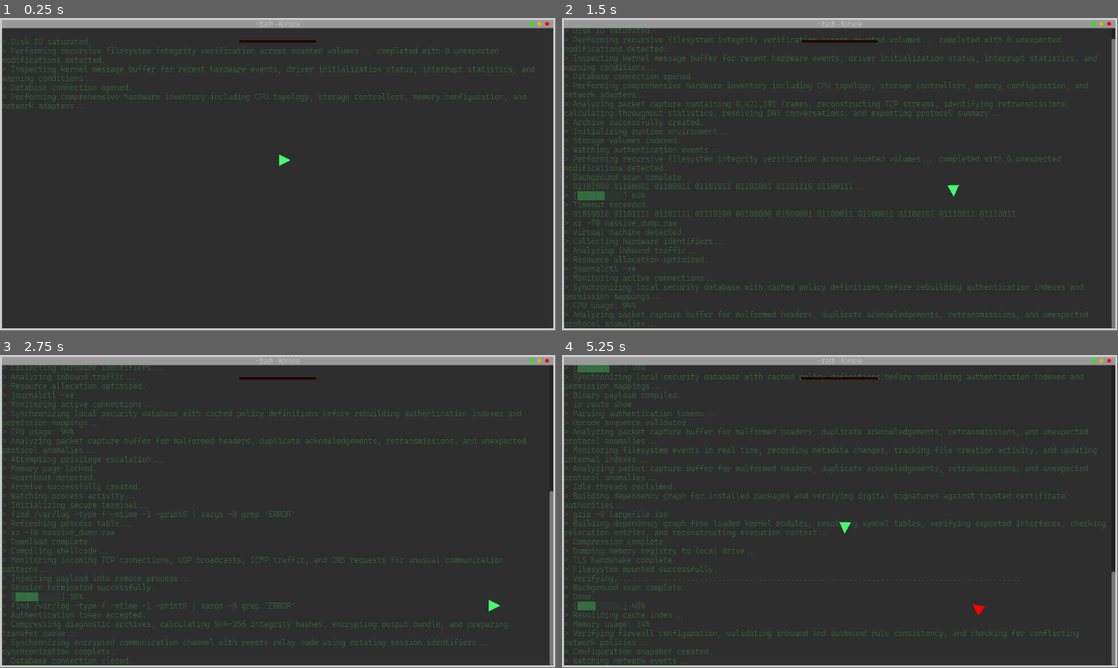
Above: before the commit, frames 1-4 (two rows, left to right).
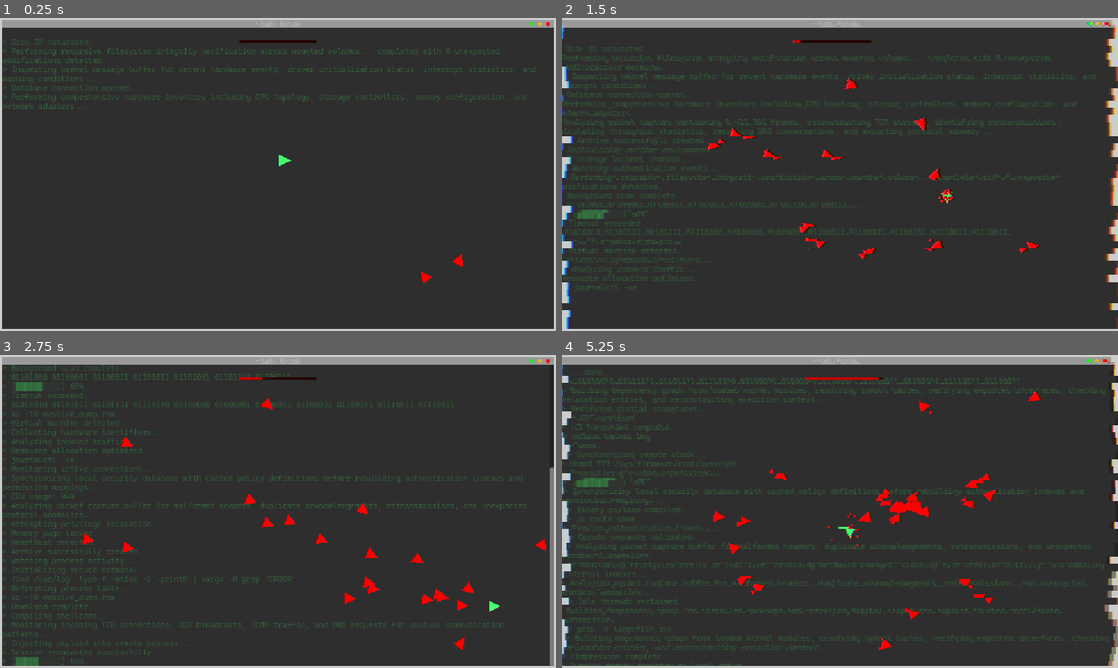
Above: after the commit, the same moments.

Repository: ArnavB67/PolyHack
Game: Godot game, scene res://Scenes/Level.tscn
The game is run twice, just before and just after one commit, with the same random seed, the same clock (stepped at 60 frames per second) and the same inputs.
Inputs (mouse positions are in pixels of both pictures, inside the frame that each line leads up to):
- Up to frame 1 (0.25 s): no input
- Up to frame 2 (1.5 s): tap Enter at 0.5 s; move the mouse to (840, 177) at 0.52 s; hold D (Right) 0.53-1.28 s; tap Alt at 0.6 s; click (840, 177) at 0.67 s; move the mouse to (728, 190) at 1.27 s; hold S (Down) from 1.28 s (still down); tap Shift at 1.35 s; click (728, 190) at 1.42 s
- Up to frame 3 (2.75 s): move the mouse to (333, 442) at 2.02 s; release S (Down) at 2.03 s; hold D (Right) from 2.03 s (still down); tap Alt at 2.1 s; click (333, 442) at 2.17 s
- Up to frame 4 (5.25 s): move the mouse to (812, 574) at 2.77 s; release D (Right) at 2.78 s; hold W (Up) 2.78-3.53 s; tap Shift at 2.85, 4.35 s; click (812, 574) at 2.92 s; move the mouse to (1006, 558) at 3.52 s; hold A (Left) 3.53-5.03 s; tap Alt at 3.6, 5.1 s; click (1006, 558) at 3.67 s; move the mouse to (673, 464) at 4.27 s; click (673, 464) at 4.42 s; move the mouse to (867, 511) at 5.02 s; hold S (Down) from 5.03 s (still down); click (867, 511) at 5.17 s
In our replay, the window is 799x449 before the commit and 800x450 after it. These sizes can differ from the game's own. Grey fills any space a smaller window leaves; there, only what the larger window draws over its background counts as a difference.

The runs differ from the first frame. In frame 1, 1.9% of the frame differs, in the area x 0-100%, y 0-100%; in frame 2, 10%; in frame 3, 7.8%; in frame 4, 12%.

Commit message:
Created GameOver Display
created a gameover display and restart function, made glitch effect in background and the popup menu opens up animated

Diff:
--- a/Scenes/Level.tscn
+++ b/Scenes/Level.tscn
@@ -5,6 +5,7 @@
 [ext_resource type="Script" uid="uid://ujvpeftihu2k" path="res://Scenes/level.gd" id="1_fuudy"]
 [ext_resource type="FontFile" uid="uid://l0y6rw06k73f" path="res://Assets/NotoSans_Condensed-Thin.ttf" id="1_vsvp5"]
 [ext_resource type="FontFile" uid="uid://cl55wjokfjvjq" path="res://Assets/CascadiaCode-Light.ttf" id="2_xylue"]
+[ext_resource type="FontFile" uid="uid://drij4fx1kburw" path="res://Assets/VT323-Regular.ttf" id="4_5rrr5"]
 [ext_resource type="Shader" uid="uid://c122y7lmagyfn" path="res://Scripts/Glitch.gdshader" id="5_ienac"]
 [ext_resource type="Script" uid="uid://cjvttwkr1luxo" path="res://Scripts/camera_2d.gd" id="6_tj5wv"]
 
@@ -64,6 +65,110 @@
 shader_parameter/BlockSize = 45.0
 shader_parameter/RgbSplit = 0.015
 
+[sub_resource type="StyleBoxFlat" id="StyleBoxFlat_or7tv"]
+bg_color = Color(0.8217887, 0.82178867, 0.82178867, 1)
+border_width_left = 2
+border_width_top = 2
+border_width_right = 2
+border_width_bottom = 2
+border_color = Color(0, 0, 0, 1)
+
+[sub_resource type="StyleBoxFlat" id="StyleBoxFlat_5rrr5"]
+bg_color = Color(0.79907435, 0.7990745, 0.7990744, 1)
+border_width_left = 2
+border_width_top = 2
+border_width_right = 2
+border_width_bottom = 2
+border_color = Color(0, 0, 0, 1)
+corner_radius_top_left = 1
+corner_radius_top_right = 1
+corner_radius_bottom_right = 1
+corner_radius_bottom_left = 1
+
+[sub_resource type="StyleBoxFlat" id="StyleBoxFlat_133si"]
+bg_color = Color(0.79907435, 0.7990745, 0.7990744, 1)
+border_width_left = 2
+border_width_top = 2
+border_width_right = 2
+border_width_bottom = 2
+border_color = Color(0, 0, 0, 1)
+corner_radius_top_left = 1
+corner_radius_top_right = 1
+corner_radius_bottom_right = 1
+corner_radius_bottom_left = 1
+
+[sub_resource type="StyleBoxFlat" id="StyleBoxFlat_esopp"]
+bg_color = Color(0.79907435, 0.7990745, 0.7990744, 1)
+border_width_left = 2
+border_width_top = 2
+border_width_right = 2
+border_width_bottom = 2
+border_color = Color(0, 0, 0, 1)
+corner_radius_top_left = 1
+corner_radius_top_right = 1
+corner_radius_bottom_right = 1
+corner_radius_bottom_left = 1
+
+[sub_resource type="StyleBoxFlat" id="StyleBoxFlat_b10nm"]
+bg_color = Color(0.79907435, 0.7990745, 0.7990744, 1)
+border_width_left = 2
+border_width_top = 2
+border_width_right = 2
+border_width_bottom = 2
+border_color = Color(0, 0, 0, 1)
+corner_radius_top_left = 1
+corner_radius_top_right = 1
+corner_radius_bottom_right = 1
+corner_radius_bottom_left = 1
+
+[sub_resource type="StyleBoxFlat" id="StyleBoxFlat_fhlu0"]
+bg_color = Color(0.91954255, 0.9195426, 0.91954255, 1)
+border_width_left = 2
+border_width_top = 2
+border_width_right = 2
+border_width_bottom = 2
+border_color = Color(0, 0, 0, 1)
+corner_radius_top_left = 1
+corner_radius_top_right = 1
+corner_radius_bottom_right = 1
+corner_radius_bottom_left = 1
+
+[sub_resource type="StyleBoxFlat" id="StyleBoxFlat_bktio"]
+bg_color = Color(0.91764706, 0.91764706, 0.91764706, 1)
+border_width_left = 2
+border_width_top = 2
+border_width_right = 2
+border_width_bottom = 2
+border_color = Color(0, 0, 0, 1)
+corner_radius_top_left = 1
+corner_radius_top_right = 1
+corner_radius_bottom_right = 1
+corner_radius_bottom_left = 1
+
+[sub_resource type="StyleBoxFlat" id="StyleBoxFlat_nrlyp"]
+bg_color = Color(0.79907435, 0.7990745, 0.7990744, 1)
+border_width_left = 2
+border_width_top = 2
+border_width_right = 2
+border_width_bottom = 2
+border_color = Color(0, 0, 0, 1)
+corner_radius_top_left = 1
+corner_radius_top_right = 1
+corner_radius_bottom_right = 1
+corner_radius_bottom_left = 1
+
+[sub_resource type="StyleBoxFlat" id="StyleBoxFlat_44tr1"]
+bg_color = Color(0.79907435, 0.7990745, 0.7990744, 1)
+border_width_left = 2
+border_width_top = 2
+border_width_right = 2
+border_width_bottom = 2
+border_color = Color(0, 0, 0, 1)
+corner_radius_top_left = 1
+corner_radius_top_right = 1
+corner_radius_bottom_right = 1
+corner_radius_bottom_left = 1
+
 [node name="Level" type="Node" unique_id=847438034]
 script = ExtResource("1_fuudy")
 
@@ -91,7 +196,7 @@
 script = ExtResource("1_8rbpu")
 
 [node name="BackgroundLogsTimer" type="Timer" parent="." unique_id=917509772]
-wait_time = 0.009999999999999998
+wait_time = 0.00999999999999999
 autostart = true
 
 [node name="Borders" type="Node" parent="." unique_id=2109111383]
@@ -136,6 +241,7 @@
 anchor_bottom = 1.0
 grow_horizontal = 2
 grow_vertical = 2
+mouse_filter = 2
 theme_override_styles/panel = SubResource("StyleBoxFlat_0ba56")
 
 [node name="Panel2" type="Panel" parent="LevelUI" unique_id=1320980113]
@@ -146,6 +252,7 @@
 offset_right = -4.0
 offset_bottom = 21.0
 grow_horizontal = 2
+mouse_filter = 2
 theme_override_styles/panel = SubResource("StyleBoxFlat_vsvp5")
 
 [node name="Label" type="Label" parent="LevelUI" unique_id=246221633]
@@ -187,6 +294,145 @@
 anchor_bottom = 1.0
 grow_horizontal = 2
 grow_vertical = 2
+mouse_filter = 2
+
+[node name="GameOverLayer" type="CanvasLayer" parent="." unique_id=1668819839]
+
+[node name="GameOverPanel" type="Panel" parent="GameOverLayer" unique_id=1726849497]
+anchors_preset = 8
+anchor_left = 0.5
+anchor_top = 0.5
+anchor_right = 0.5
+anchor_bottom = 0.5
+offset_left = -200.0
+offset_top = -125.0
+offset_right = 200.0
+offset_bottom = 125.0
+grow_horizontal = 2
+grow_vertical = 2
+pivot_offset = Vector2(200, 125)
+theme_override_styles/panel = SubResource("StyleBoxFlat_or7tv")
+
+[node name="Panel" type="Panel" parent="GameOverLayer/GameOverPanel" unique_id=1252261606]
+layout_mode = 1
+anchors_preset = 10
+anchor_right = 1.0
+offset_bottom = 28.0
+grow_horizontal = 2
+
+[node name="MeshInstance2D" type="MeshInstance2D" parent="GameOverLayer/GameOverPanel/Panel" unique_id=1427872981]
+position = Vector2(380.99548, 15)
+scale = Vector2(8, 8)
+mesh = SubResource("SphereMesh_8rbpu")
+texture = SubResource("GradientTexture2D_xylue")
+
+[node name="MeshInstance2D2" type="MeshInstance2D" parent="GameOverLayer/GameOverPanel/Panel" unique_id=281393017]
+position = Vector2(364.99548, 15)
+scale = Vector2(8, 8)
+mesh = SubResource("SphereMesh_tj5wv")
+texture = SubResource("GradientTexture1D_8rbpu")
+
+[node name="MeshInstance2D3" type="MeshInstance2D" parent="GameOverLayer/GameOverPanel/Panel" unique_id=1523981896]
+position = Vector2(348.99548, 15)
+scale = Vector2(8, 8)
+mesh = SubResource("SphereMesh_ienac")
+texture = SubResource("GradientTexture2D_tj5wv")
+
+[node name="Label" type="Label" parent="GameOverLayer/GameOverPanel/Panel" unique_id=1863445522]
+layout_mode = 1
+anchors_preset = 5
+anchor_left = 0.5
+anchor_right = 0.5
+offset_left = -43.0
+offset_top = 3.0
+offset_right = 44.0
+offset_bottom = 26.0
+grow_horizontal = 2
+theme_override_fonts/font = ExtResource("2_xylue")
+text = "ERR:20f3#2"
+horizontal_alignment = 1
+vertical_alignment = 1
+
+[node name="Label" type="Label" parent="GameOverLayer/GameOverPanel" unique_id=658870937]
+layout_mode = 1
+anchors_preset = 8
+anchor_left = 0.5
+anchor_top = 0.5
+anchor_right = 0.5
+anchor_bottom = 0.5
+offset_left = -167.0
+offset_top = -56.0
+offset_right = 167.0
+offset_bottom = -23.0
+grow_horizontal = 2
+grow_vertical = 2
+theme_override_colors/font_color = Color(0, 0, 0, 1)
+theme_override_fonts/font = ExtResource("4_5rrr5")
+theme_override_font_sizes/font_size = 32
+text = "ERROR : SYSTEM COMPROMISED"
+
+[node name="Restart" type="Button" parent="GameOverLayer/GameOverPanel" unique_id=469804689]
+layout_mode = 1
+anchors_preset = 8
+anchor_left = 0.5
+anchor_top = 0.5
+anchor_right = 0.5
+anchor_bottom = 0.5
+offset_left = -161.0
+offset_top = 26.0
+offset_right = -63.0
+offset_bottom = 67.0
+grow_horizontal = 2
+grow_vertical = 2
+theme_override_colors/font_color = Color(0, 0, 0, 1)
+theme_override_colors/font_focus_color = Color(0, 0, 0, 1)
+theme_override_colors/font_pressed_color = Color(0, 0, 0, 1)
+theme_override_colors/font_hover_color = Color(0, 0, 0, 1)
+theme_override_colors/font_hover_pressed_color = Color(0, 0, 0, 1)
+theme_override_colors/font_outline_color = Color(0, 0, 0, 1)
+theme_override_fonts/font = ExtResource("4_5rrr5")
+theme_override_font_sizes/font_size = 24
+theme_override_styles/normal = SubResource("StyleBoxFlat_5rrr5")
+theme_override_styles/normal_mirrored = SubResource("StyleBoxFlat_133si")
+theme_override_styles/pressed = SubResource("StyleBoxFlat_esopp")
+theme_override_styles/pressed_mirrored = SubResource("StyleBoxFlat_b10nm")
+theme_override_styles/hover = SubResource("StyleBoxFlat_fhlu0")
+theme_override_styles/hover_mirrored = SubResource("StyleBoxFlat_bktio")
+theme_override_styles/hover_pressed = SubResource("StyleBoxFlat_nrlyp")
+theme_override_styles/hover_pressed_mirrored = SubResource("StyleBoxFlat_44tr1")
+text = "REBOOT"
+
+[node name="Home" type="Button" parent="GameOverLayer/GameOverPanel" unique_id=1571274319]
+layout_mode = 1
+anchors_preset = 8
+anchor_left = 0.5
+anchor_top = 0.5
+anchor_right = 0.5
+anchor_bottom = 0.5
+offset_left = 59.0
+offset_top = 25.0
+offset_right = 157.0
+offset_bottom = 66.0
+grow_horizontal = 2
+grow_vertical = 2
+theme_override_colors/font_color = Color(0, 0, 0, 1)
+theme_override_colors/font_focus_color = Color(0, 0, 0, 1)
+theme_override_colors/font_pressed_color = Color(0, 0, 0, 1)
+theme_override_colors/font_hover_color = Color(0, 0, 0, 1)
+theme_override_colors/font_hover_pressed_color = Color(0, 0, 0, 1)
+theme_override_colors/font_outline_color = Color(0, 0, 0, 1)
+theme_override_fonts/font = ExtResource("4_5rrr5")
+theme_override_font_sizes/font_size = 24
+theme_override_styles/normal = SubResource("StyleBoxFlat_5rrr5")
+theme_override_styles/normal_mirrored = SubResource("StyleBoxFlat_133si")
+theme_override_styles/pressed = SubResource("StyleBoxFlat_esopp")
+theme_override_styles/pressed_mirrored = SubResource("StyleBoxFlat_b10nm")
+theme_override_styles/hover = SubResource("StyleBoxFlat_fhlu0")
+theme_override_styles/hover_mirrored = SubResource("StyleBoxFlat_bktio")
+theme_override_styles/hover_pressed = SubResource("StyleBoxFlat_nrlyp")
+theme_override_styles/hover_pressed_mirrored = SubResource("StyleBoxFlat_44tr1")
+text = "HOME
+"
 
 [node name="Player" parent="." unique_id=1101997899 instance=ExtResource("1_0ba56")]
 z_index = 10
@@ -194,7 +440,7 @@
 collision_mask = 10
 
 [node name="EnemySpawnTimer" type="Timer" parent="." unique_id=681386568]
-wait_time = 5.0
+wait_time = 0.1
 autostart = true
 
 [node name="Camera2D" type="Camera2D" parent="." unique_id=1126594645]
@@ -202,4 +448,5 @@
 script = ExtResource("6_tj5wv")
 
 [connection signal="timeout" from="BackgroundLogsTimer" to="BackgroundLogs" method="_on_timer_timeout"]
+[connection signal="pressed" from="GameOverLayer/GameOverPanel/Restart" to="." method="_on_restart_pressed"]
 [connection signal="timeout" from="EnemySpawnTimer" to="." method="_on_enemy_spawn_timer_timeout"]
--- a/Scenes/level.gd
+++ b/Scenes/level.gd
@@ -1,17 +1,33 @@
 extends Node
 
 const ENEMY = preload("uid://ffuginxsakpn")
+var GameOverTriggered = false
 # Called when the node enters the scene tree for the first time.
 func _ready() -> void:
-	pass # Replace with function body.
+	$GameOverLayer.hide()
 
 
 # Called every frame. 'delta' is the elapsed time since the previous frame.
 func _process(delta: float) -> void:
-	pass
+	if Globals.IsGameOver == true and not GameOverTriggered:
+		GameOverTriggered=true
+		$GameOverLayer/GameOverPanel.scale = Vector2(0,0.02)
+		$GameOverLayer.show()
+		var PopupTween=get_tree().create_tween()
+		PopupTween.tween_property($GameOverLayer/GameOverPanel,"scale",Vector2(1,0.02),0.2)
+		PopupTween.tween_property($GameOverLayer/GameOverPanel,"scale",Vector2(1,1),0.2)
+		$EnemySpawnTimer.stop()
+		var Enemies = get_tree().get_nodes_in_group("Enemy")
+		for Enemy in Enemies:
+			Enemy.queue_free()
 
 
 func _on_enemy_spawn_timer_timeout() -> void:
 	var Enemy = ENEMY.instantiate()
 	Enemy.position=Vector2(randi_range(-5,1158),randi_range(-5,680))
 	get_tree().current_scene.add_child(Enemy)
+
+
+func _on_restart_pressed() -> void:
+	Globals.Reset()
+	get_tree().reload_current_scene()
--- a/Scripts/Globals.gd
+++ b/Scripts/Globals.gd
@@ -4,3 +4,9 @@
 var HackPercentage= 0
 var IsGameOver = false
 var IsPlayerHit = false
+
+func Reset():
+	PlayerPosition
+	HackPercentage= 0
+	IsGameOver = false
+	IsPlayerHit = false
--- a/Scripts/background_logs.gd
+++ b/Scripts/background_logs.gd
@@ -256,6 +256,63 @@
 "Verifying..........................................................................................",
 "Done."
 ]
+
+var HackedLogs = [
+	"OVERRIDE ATTEMPT DETECTED.",
+	"UNAUTHORIZED ACCESS BLOCKED.",
+	"SECURITY PROTOCOL FAILURE.",
+	"ACCESS TOKEN INVALID.",
+	"INITIALIZING EMERGENCY CONTAINMENT PROTOCOL...",
+	"FIREWALL BREACHED. MULTIPLE UNVERIFIED CONNECTIONS DETECTED.",
+	"AUTHENTICATION FAILURE.",
+	"MEMORY CORRUPTION DETECTED.",
+	"CRITICAL EXCEPTION ENCOUNTERED.",
+	"SCANNING ALL ACTIVE PROCESSES FOR UNAUTHORIZED MODIFICATIONS...",
+	"HOSTILE ENTITY IDENTIFIED.",
+	"KERNEL PANIC INITIATED.",
+	"VERIFYING SYSTEM INTEGRITY... CHECKSUM MISMATCH ON CORE MODULES.",
+	"ROOT DIRECTORY VERIFICATION FAILED. FILE INDEX MAY BE CORRUPTED.",
+	"PROCESS TERMINATED UNEXPECTEDLY.",
+	"SYSTEM INTEGRITY COMPROMISED.",
+	"ATTEMPTING AUTOMATIC RECOVERY... RECOVERY FAILED. FALLING BACK TO SAFE MODE.",
+	"UNEXPECTED MEMORY WRITE DETECTED AT ADDRESS 0x00007FFE91A2B4C0.",
+	"CRITICAL BUFFER OVERFLOW.",
+	"DATA STREAM INTERRUPTED.",
+	"NETWORK LINK LOST.",
+	"REMOTE SESSION TERMINATED.",
+	"UNKNOWN PROCESS SPAWNED.",
+	"FILESYSTEM VERIFICATION FAILED.",
+	"STACK OVERFLOW DETECTED.",
+	"PROCESS ISOLATION FAILURE.",
+	"PERMISSION ESCALATION BLOCKED.",
+	"WARNING: SYSTEM RESPONSE TIME EXCEEDED SAFE OPERATION THRESHOLD.",
+	"ENCRYPTION KEYS FAILED VALIDATION. SECURE COMMUNICATION CHANNEL DISABLED.",
+	"UNHANDLED SYSTEM EXCEPTION.",
+	"DEVICE RESPONSE TIMEOUT.",
+	"BOOT SEQUENCE INTERRUPTED.",
+	"SYSTEM LOCKDOWN ENGAGED.",
+	"REBUILDING PROCESS TABLE... ERROR: INVALID KERNEL RESPONSE RECEIVED.",
+	"ERROR CODE: 0xDEADBEEF.",
+	"ERROR CODE: 0xC0000005.",
+	"ERROR CODE: 0x80004005.",
+	"SERVICE UNAVAILABLE.",
+	"CORE SERVICES OFFLINE.",
+	"WARNING: DATA LOSS POSSIBLE. UNSAVED CHANGES CANNOT BE RECOVERED.",
+	"FATAL SYSTEM HALT.",
+	"INITIALIZING FAILSAFE SHUTDOWN IN 5...4...3...2...1...",
+	"MODULE LOAD FAILURE.",
+	"INVALID EXECUTION CONTEXT.",
+	"CRITICAL DISK FAILURE.",
+	"SCANNING FOR MALICIOUS EXECUTION PATHS... 17 SUSPICIOUS OBJECTS FOUND.",
+	"ATTEMPTING TO RESTORE SYSTEM STATE FROM LAST KNOWN GOOD CONFIGURATION...",
+	"RESTORATION FAILED. SNAPSHOT DATA IS INCOMPLETE.",
+	"EMERGENCY SHUTDOWN INITIATED.",
+	"OPERATION ABORTED.",
+	"UNKNOWN EXCEPTION RAISED.",
+	"FATAL ERROR: UNKNOWN STATE.",
+    "RECOVERY IMPOSSIBLE. MANUAL INTERVENTION REQUIRED TO CONTINUE EXECUTION."
+];
+
 # Called when the node enters the scene tree for the first time.
 func _ready() -> void:
 	pass # Replace with function body.
@@ -267,6 +324,11 @@
 
 
 func _on_timer_timeout() -> void:
-	var RandomLine = FakeLogs.pick_random()
-	append_text("\n> " + RandomLine)
-	$"../BackgroundLogsTimer".wait_time = randf_range(0.01,0.1)
+	if Globals.HackPercentage>=100:
+		var RandomLine = HackedLogs.pick_random()
+		append_text("\n>[color=red]" + RandomLine)
+		$"../BackgroundLogsTimer".wait_time = randf_range(0.01,0.08)
+	else:
+		var RandomLine = FakeLogs.pick_random()
+		append_text("\n> " + RandomLine)
+		$"../BackgroundLogsTimer".wait_time = randf_range(0.03,0.1)
--- a/Scripts/enemy.gd
+++ b/Scripts/enemy.gd
@@ -4,8 +4,7 @@
 const EnemySpeed= 200
 # Called when the node enters the scene tree for the first time.
 func _ready() -> void:
-	pass # Replace with function body.
-
+	add_to_group("Enemy")
 
 # Called every frame. 'delta' is the elapsed time since the previous frame.
 func _process(delta: float) -> void:
--- a/Scripts/player.gd
+++ b/Scripts/player.gd
@@ -12,7 +12,8 @@
 	Globals.PlayerPosition = global_position
 	health_bar.value = Globals.HackPercentage
 	if Globals.IsGameOver == true:
-		queue_free()
+		hide()
+		$"../LevelUI/GlitchEffect".visible=true
 	if Globals.IsPlayerHit:
 		Globals.IsPlayerHit= false
 		$DamageEffect.emitting = true
--- a/project.godot
+++ b/project.godot
@@ -18,6 +18,10 @@
 [autoload]
 
 Globals="*uid://bleyef8qlp4rl"
+
+[display]
+
+window/stretch/mode="canvas_items"
 
 [editor_plugins]
 
Binary file added: Assets/VT323-Regular.ttf
Not shown, added: Assets/VT323-Regular.ttf.import
